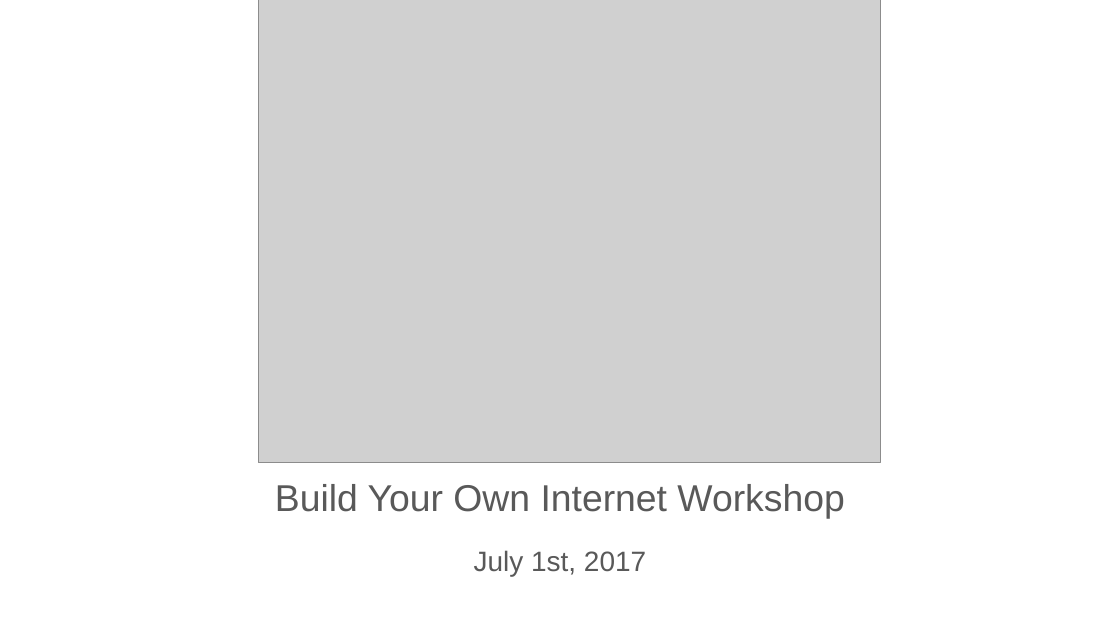
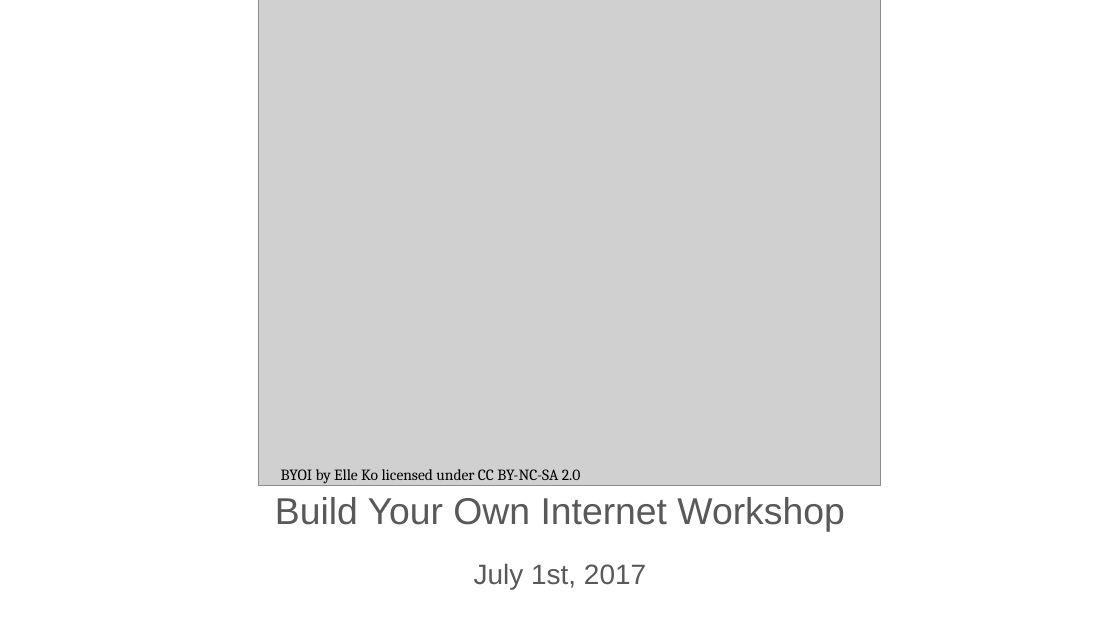
Before and after one commit to sudomesh/propaganda, a slide deck: slide 1 of presentations/BYOIv2_hackable.odp. Drawn at 1120x630 pixels with LibreOffice and Linux fonts; fonts in the diff are those of the drawing; grey boxes stand for pictures. Boxes give left, top, right and bottom in pixels: in the first picture for what was removed or moved away, otherwise in the second. Text is boxed around its words. In the diff, an @@ line names an element or a change of style, - is before the commit and + after.

Commit message:
corrected licensing for byoi logos

```diff
--- a/presentations/BYOIv2_hackable.odp
+++ b/presentations/BYOIv2_hackable.odp
@@ picture: place and size @@
-picture at bbox=[259, 0, 880, 464]
+picture at bbox=[259, 0, 880, 486]
@@ text "Build Your Own Internet Workshop": place and size @@
-text "Build Your Own Internet Workshop" at bbox=[275, 484, 844, 576]
+text "Build Your Own Internet Workshop" at bbox=[275, 497, 844, 590]
@@ text added at bbox=[281, 469, 581, 484], 10 pt, text #000000 @@
+BYOI by Elle Ko licensed under CC BY-NC-SA 2.0
```
Also in this commit, not shown: 3 other files.
